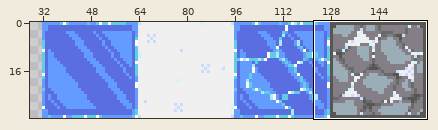
One commit to this sprite sheet: assets/aseprite/tiles.png. Above, an overview of the earlier version with the close-up marked.
Close-up. First the earlier version:
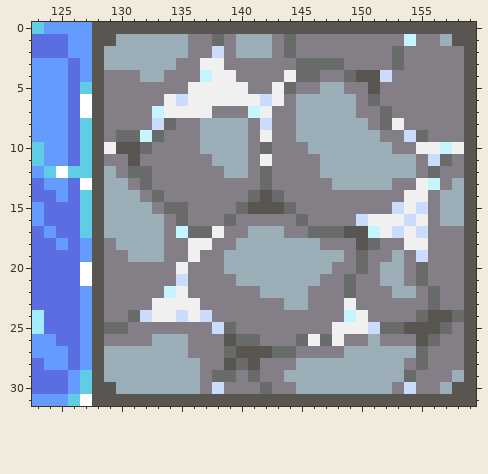
The file is 160x32 pixels. Shown: x 123..159, y 0..31. The wide view leaves out empty margins.
After:
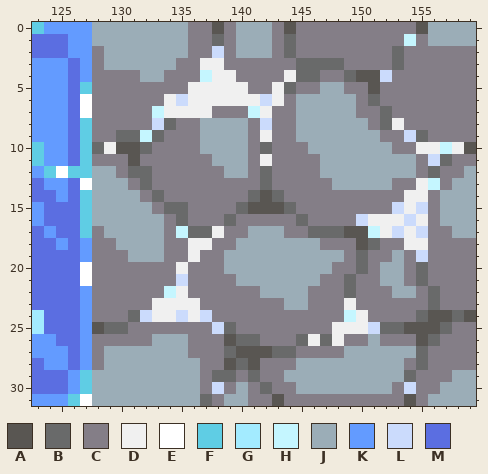
Palette (. is transparent): A #595652  B #696a6a  C #847e87  D #f0f0f0  E #ffffff  F #5fcde4  G #a3ebff  H #c5f6ff  J #9badb7  K #639bff  L #cbdbfc  M #5b6ee1
Diff:
The edit turns colour A into colour B in row 10 at x 128; in row 31 at x 137.
The edit turns colour A into colour C in row 0 at x 136 to 137, 139, 143 and 145 to 154; in rows 2 to 9 at x 128 and 159; in row 11 at x 128 and 159; in row 17 at x 128; in rows 18 to 23 at x 128 and 159; in row 24 at x 128.
The edit turns colour A into colour C in row 25 at x 159; in rows 26 to 28 at x 128 and 159; in row 31 at x 138, 141 to 142, 144 to 153 and 155.
The edit turns colour A into colour J in row 0 at x 128 to 135, 140 to 142 and 156 to 159; in row 1 at x 128 to 129 and 158 to 159; in rows 12 to 16 at x 128 and 159; in row 17 at x 159; in row 29 at x 128 and 159; in row 30 at x 128 to 129 and 158 to 159.
The edit turns colour A into colour J in row 31 at x 128 to 136, 139 to 140 and 156 to 159.
The edit turns colour C into colour J in row 1 at x 156; in row 17 at x 158; in row 30 at x 140.
Changed places in both close-ups, as pixel boxes (x1, y1, x2, y2):
changed: (92, 22, 476, 406)
